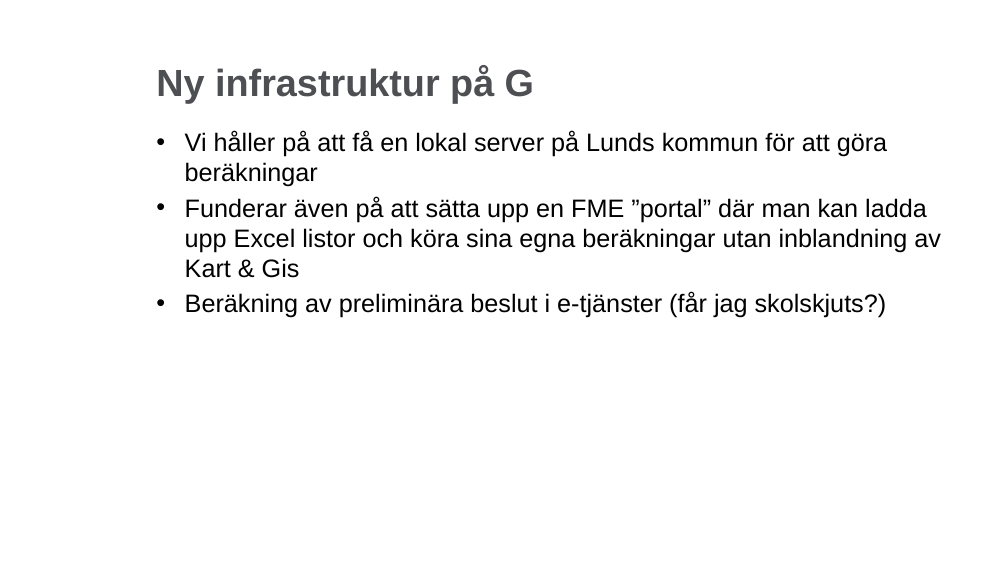
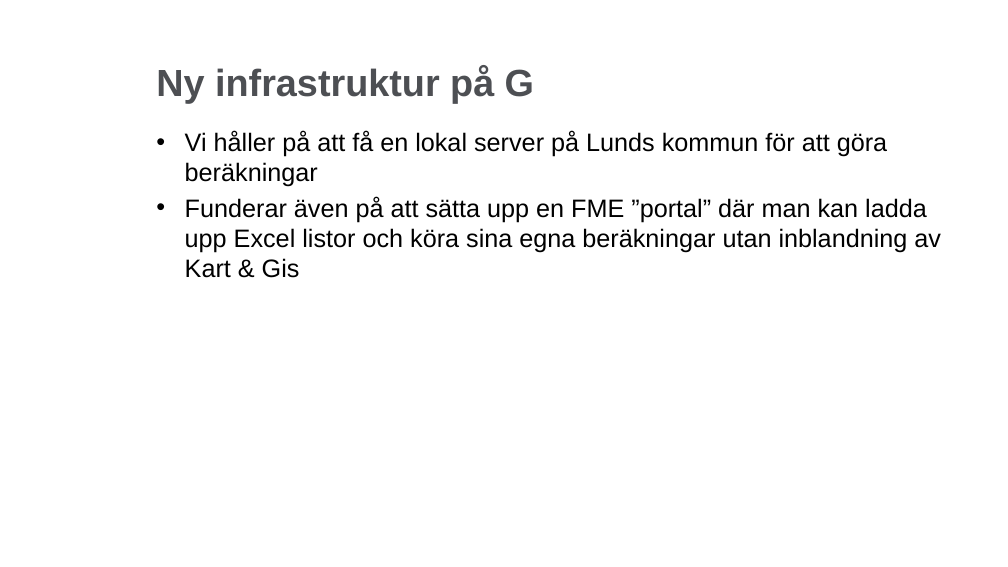
Before and after one commit to lundopendata/relativnarhet, a slide deck: slide 17 of RelativNarhetGeodatasamverkan2018.pptx (slide 16 before the commit). Drawn at 1008x567 pixels with LibreOffice and Linux fonts; fonts in the diff are those of the drawing; background and template pictures are left out. Boxes give left, top, right and bottom in pixels: in the first picture for what was removed or moved away, otherwise in the second. Text is boxed around its words. In the diff, an @@ line names an element or a change of style, - is before the commit and + after.

```diff
--- a/RelativNarhetGeodatasamverkan2018.pptx
+++ b/RelativNarhetGeodatasamverkan2018.pptx
@@ text at (185,292,887,318): paragraph removed @@
-• Beräkning av preliminära beslut i e-tjänster (får jag skolskjuts?)
```
Also in this commit, not shown: 10 other slides changed, 3 slides added.
